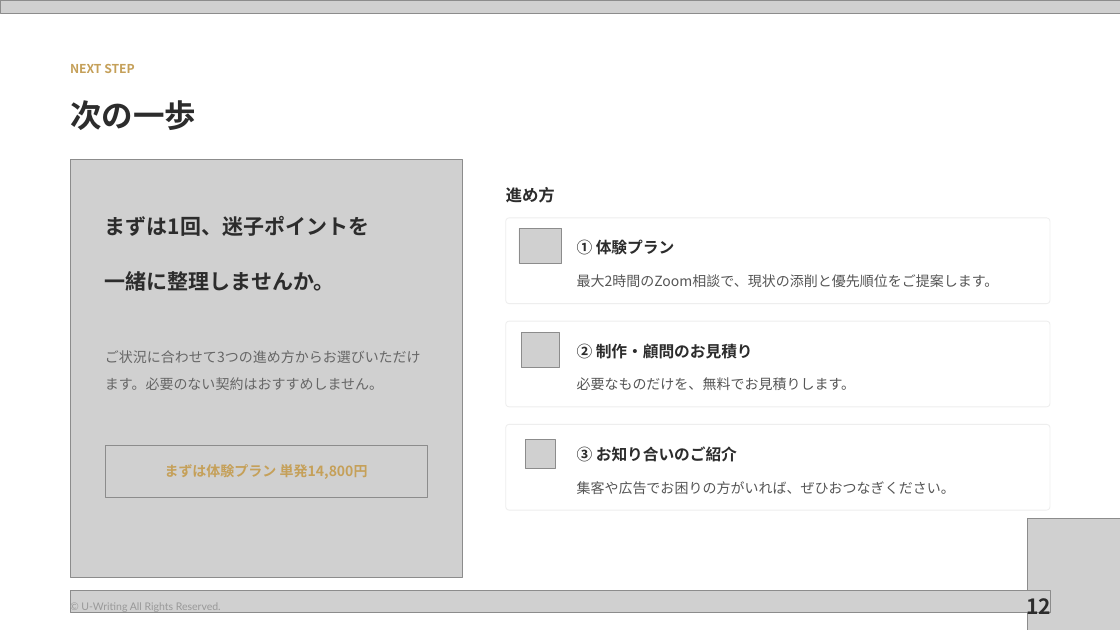
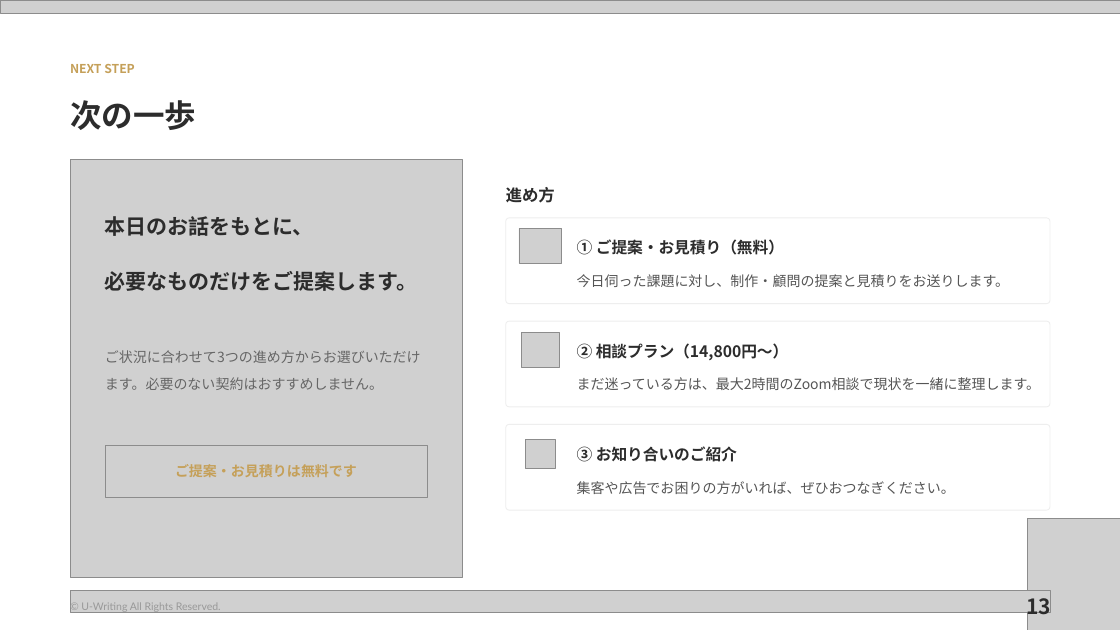
Before and after one commit to coderyu8-ship-it/claude-code-project, a slide deck: slide 13 of sales/U-writing_sales_v2.pptx (slide 12 before the commit). Drawn at 1120x630 pixels with LibreOffice and Linux fonts; fonts in the diff are those of the drawing; grey boxes stand for pictures; background and template pictures are left out. Boxes give left, top, right and bottom in pixels: in the first picture for what was removed or moved away, otherwise in the second. Text is boxed around its words. In the diff, an @@ line names an element or a change of style, - is before the commit and + after.

```diff
--- a/sales/U-writing_sales_v2.pptx
+++ b/sales/U-writing_sales_v2.pptx
@@ text at box(105, 216, 418, 291): text changed @@
-まずは1回、迷子ポイントを
-一緒に整理しませんか。
+本日のお話をもとに、
+必要なものだけをご提案します。
@@ text at box(577, 239, 784, 255): text changed @@
-① 体験プラン
+① ご提案・お見積り（無料）
@@ text at box(577, 274, 1010, 287): text changed @@
-最大2時間のZoom相談で、現状の添削と優先順位をご提案します。
+今日伺った課題に対し、制作・顧問の提案と見積りをお送りします。
@@ text at box(577, 343, 789, 360): text changed @@
-② 制作・顧問のお見積り
+② 相談プラン（14,800円〜）
@@ text at box(577, 377, 1041, 390): text changed @@
-必要なものだけを、無料でお見積りします。
+まだ迷っている方は、最大2時間のZoom相談で現状を一緒に整理します。
@@ text at box(175, 464, 357, 477): text changed @@
-まずは体験プラン 単発14,800円
+ご提案・お見積りは無料です
@@ page number at box(1026, 594, 1051, 620): text changed @@
-12
+13
```
Also in this commit, not shown: 7 other slides changed, 1 slide added, 4 other files.
